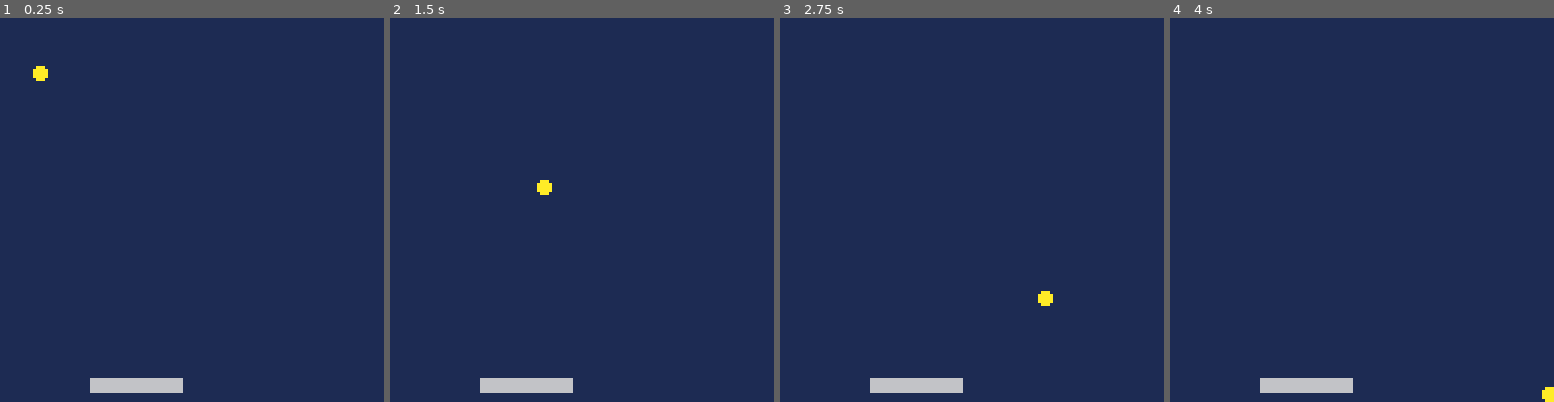
Above: before the commit, frames 1-4 (left to right).
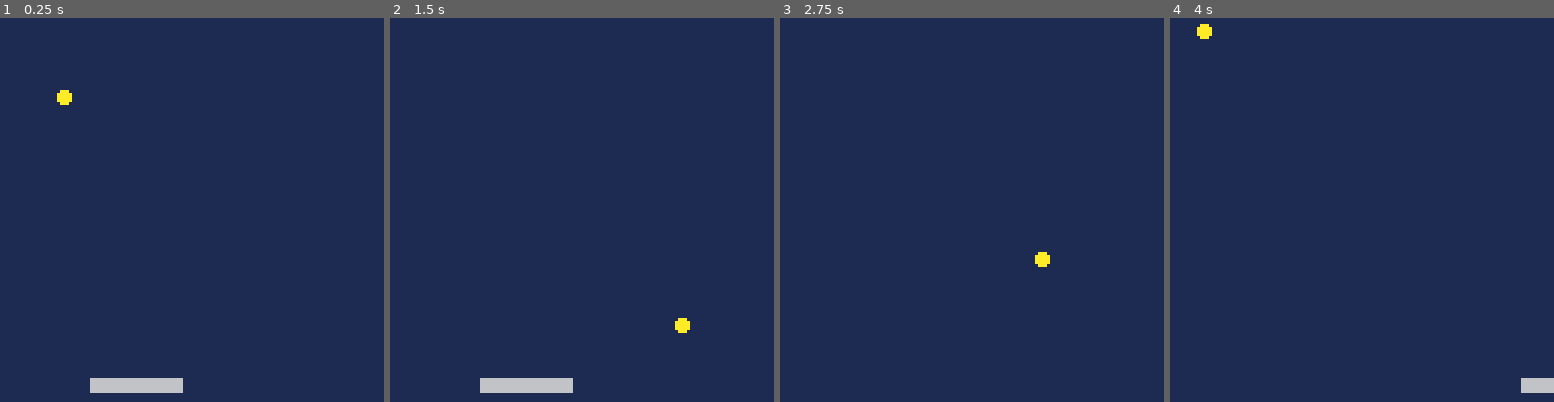
Above: after the commit, the same moments.

Repository: michaelachrisco/Pico-8-Fun
Game: PICO-8 cartridge mybreakout.p8
The game is run twice, just before and just after one commit, with the same random seed, the same clock (stepped at 60 frames per second) and the same inputs.
Inputs:
- Up to frame 1 (0.25 s): no input
- Up to frame 2 (1.5 s): no input
- Up to frame 3 (2.75 s): hold Right 1.6-2.1 s; hold Right from 2.47 s (still down)
- Up to frame 4 (4 s): release Right at 3.03 s; hold Left 3.08-3.58 s

The runs differ from the first frame. In frame 1, 0.3% of the frame differs, in the area x 8-19%, y 12-23%; in frame 2, 0.3%; in frame 3, 1.2%; in frame 4, 1.5%, in the area x 7-100%, y 1-100%.

Commit message:
paddle can move!

Diff:
--- a/mybreakout.p8
+++ b/mybreakout.p8
@@ -5,13 +5,14 @@
 --by: mac
 
 ball_x=5
-ball_dx=1
+ball_dx=2
 ball_y=10
-ball_dy=1
+ball_dy=2
 ball_r=2
 ball_dr=1
 
 pad_x=30
+pad_dx=0
 pad_y=120
 pad_w=30
 pad_h=4
@@ -21,13 +22,24 @@
 end
 
 function _update()
+ buttpress=false
  ball_x=ball_x+ball_dx
  ball_y=ball_y+ball_dy
- --ball_r=ball_r+ball_dr
-
- --if ball_r > 3 or ball_r < 2 then
- -- ball_dr = -ball_dr
- --end
+
+ if btn(0) then
+  pad_dx= -5
+  buttpress=true
+ end
+
+ if btn(1) then
+  pad_dx= 5
+  buttpress=true
+ end
+
+ if not buttpress then
+  pad_dx=pad_dx/2
+ end
+ pad_x+=pad_dx
 
  if ball_x > 127 or ball_x < 0 then
   ball_dx = -ball_dx
